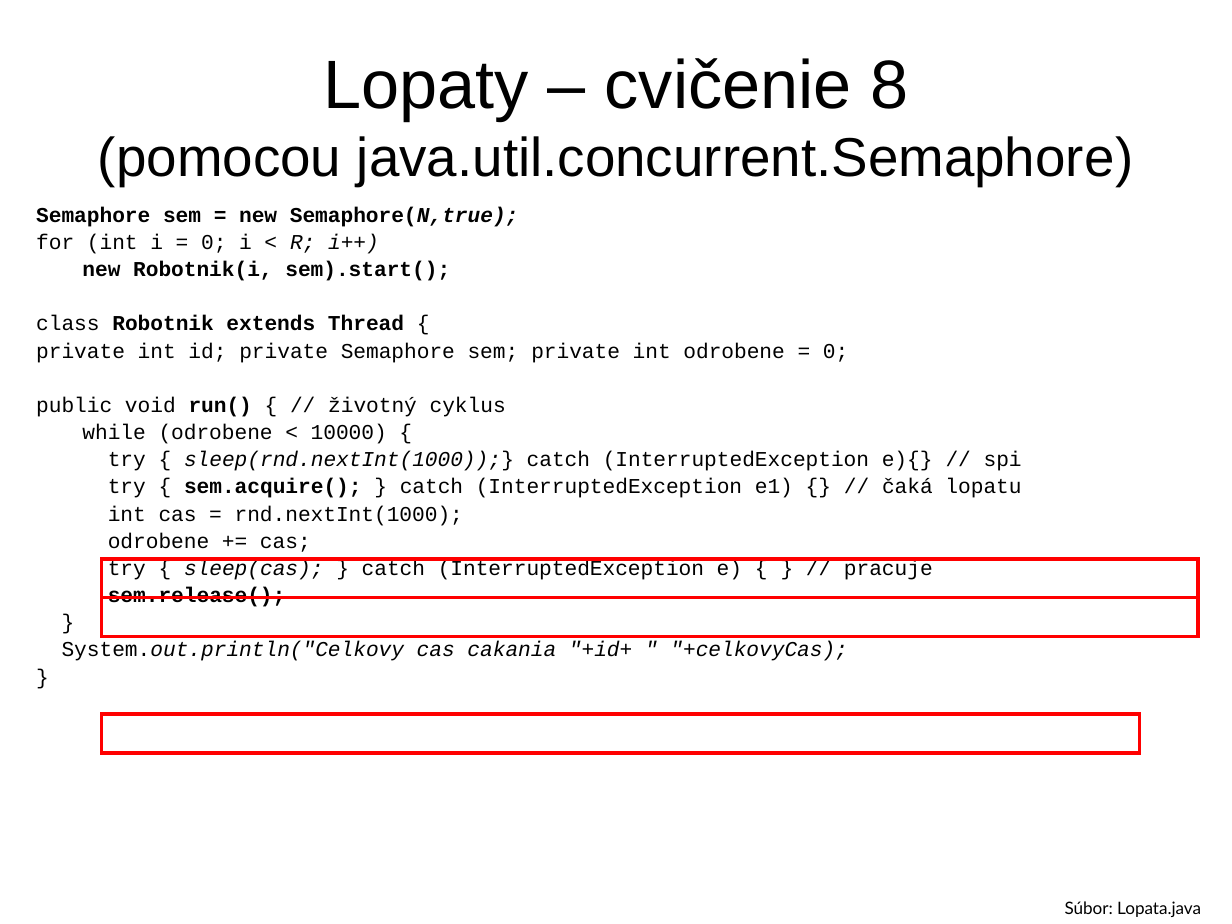
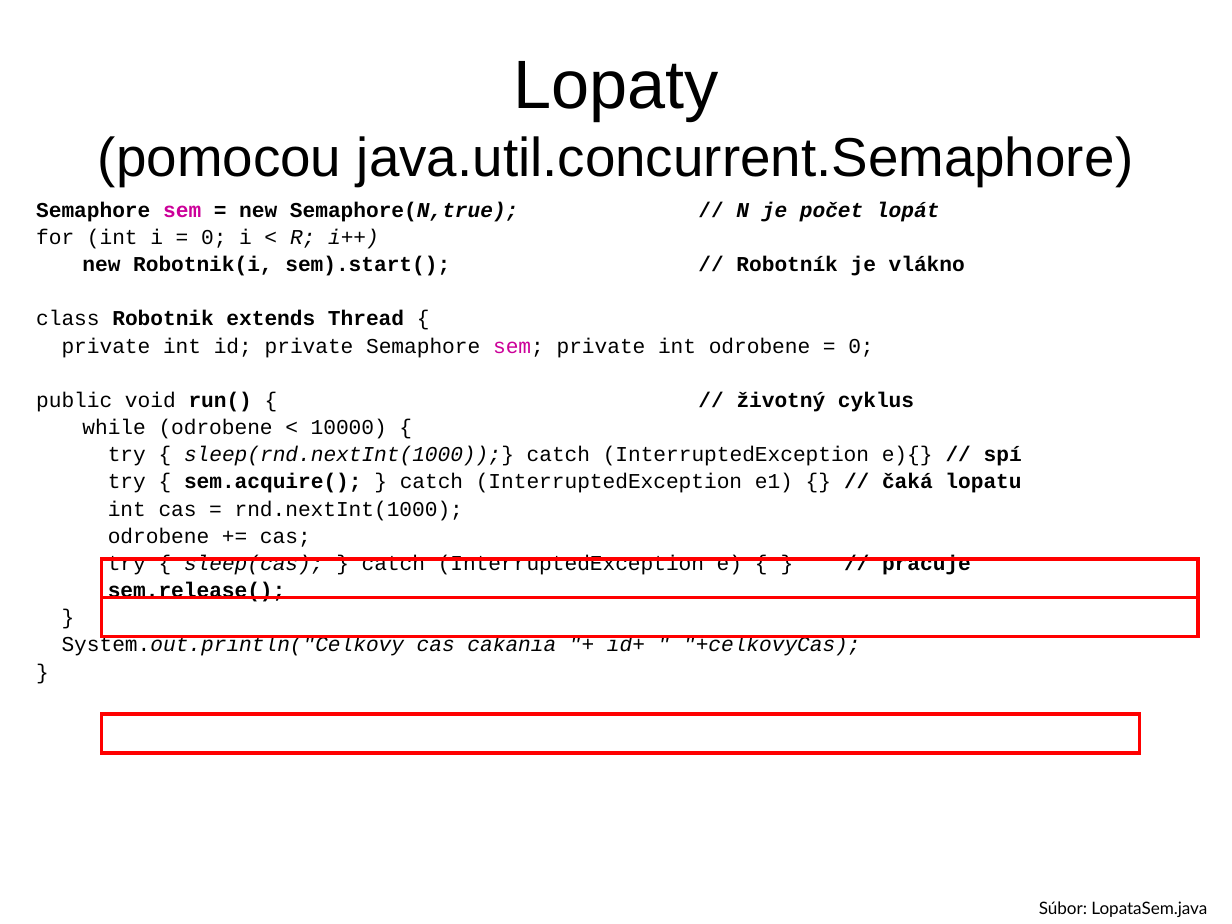
Before and after one commit to Programovanie4/Prednasky, a slide deck: slide 20 of 10/10_java.ppt (slide 19 before the commit). Drawn at 1232x924 pixels with LibreOffice and Linux fonts; fonts in the diff are those of the drawing. Boxes give left, top, right and bottom in pixels: in the first picture for what was removed or moved away, otherwise in the second. Text is boxed around its words. In the diff, an @@ line names an element or a change of style, - is before the commit and + after.

```diff
--- a/10/10_java.ppt
+++ b/10/10_java.ppt
@@ title at box(98, 61, 1134, 186): text changed @@
-Lopaty – cvičenie 8
-(pomocou java.util.concurrent.Semaphore)
+Lopaty
+(pomocou java.util.concurrent.Semaphore)
@@ text at box(36, 202, 518, 222): text changed @@
-Semaphore sem = new Semaphore(N,true);
+Semaphore sem = new Semaphore(N,true); // N je počet lopát
@@ text at box(82, 256, 965, 276): text changed @@
-new Robotnik(i, sem).start();
+new Robotnik(i, sem).start(); // Robotník je vlákno
@@ text at box(36, 338, 1021, 575): text colour #000000 to #CC0099 in "sem;"; bold on in "// životný cyklus", "// čaká lopatu", "// pracuje" @@
@@ text at box(108, 446, 1022, 466): text changed @@
-try { sleep(rnd.nextInt(1000));} catch (InterruptedException e){} // spi
+try { sleep(rnd.nextInt(1000));} catch (InterruptedException e){} // spí
@@ text at box(62, 636, 861, 656): spaces changed @@
-System.out.println("Celkovy cas cakania "+id+ " "+celkovyCas);
+System.out.println("Celkovy cas cakania "+ id+ " "+celkovyCas);
@@ text at box(1039, 901, 1207, 917): text changed @@
-Súbor: Lopata.java
+Súbor: LopataSem.java
```
Also in this commit, not shown: 16 other slides changed, 6 slides added, 6 slides removed, 4 other files.
